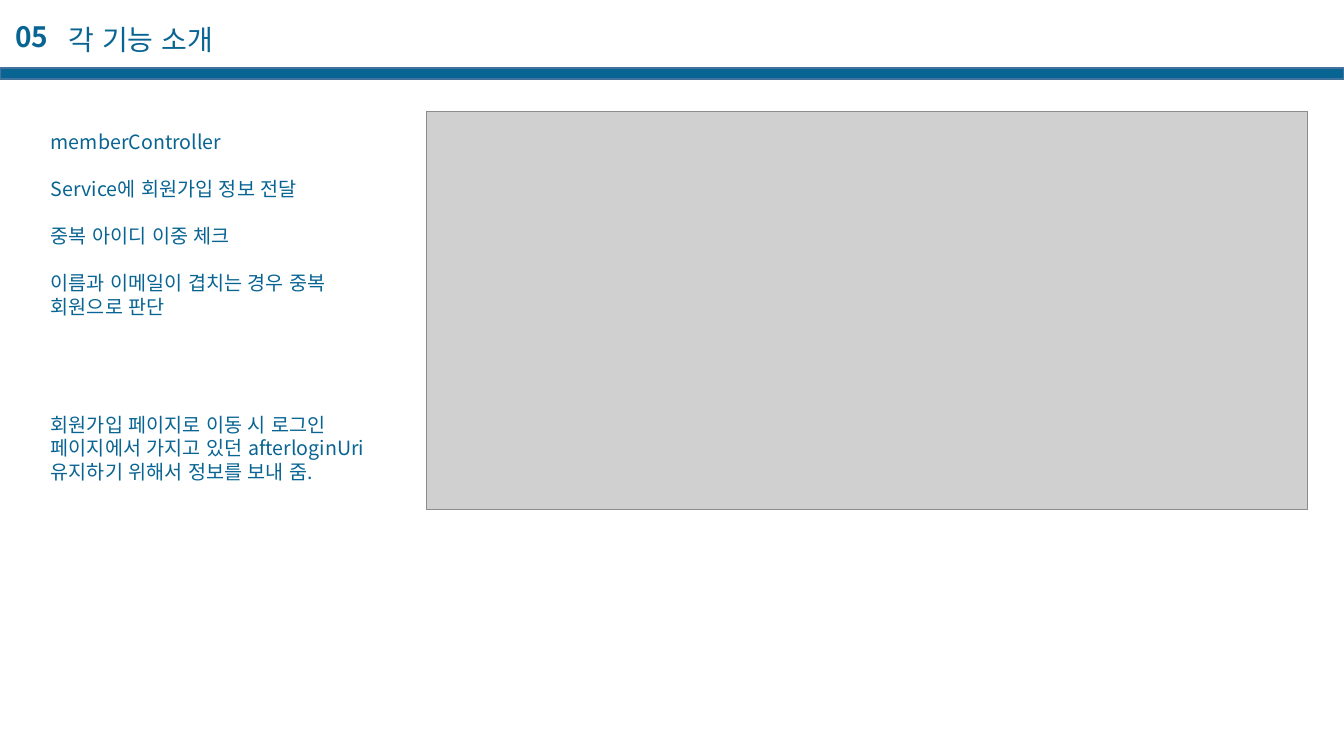
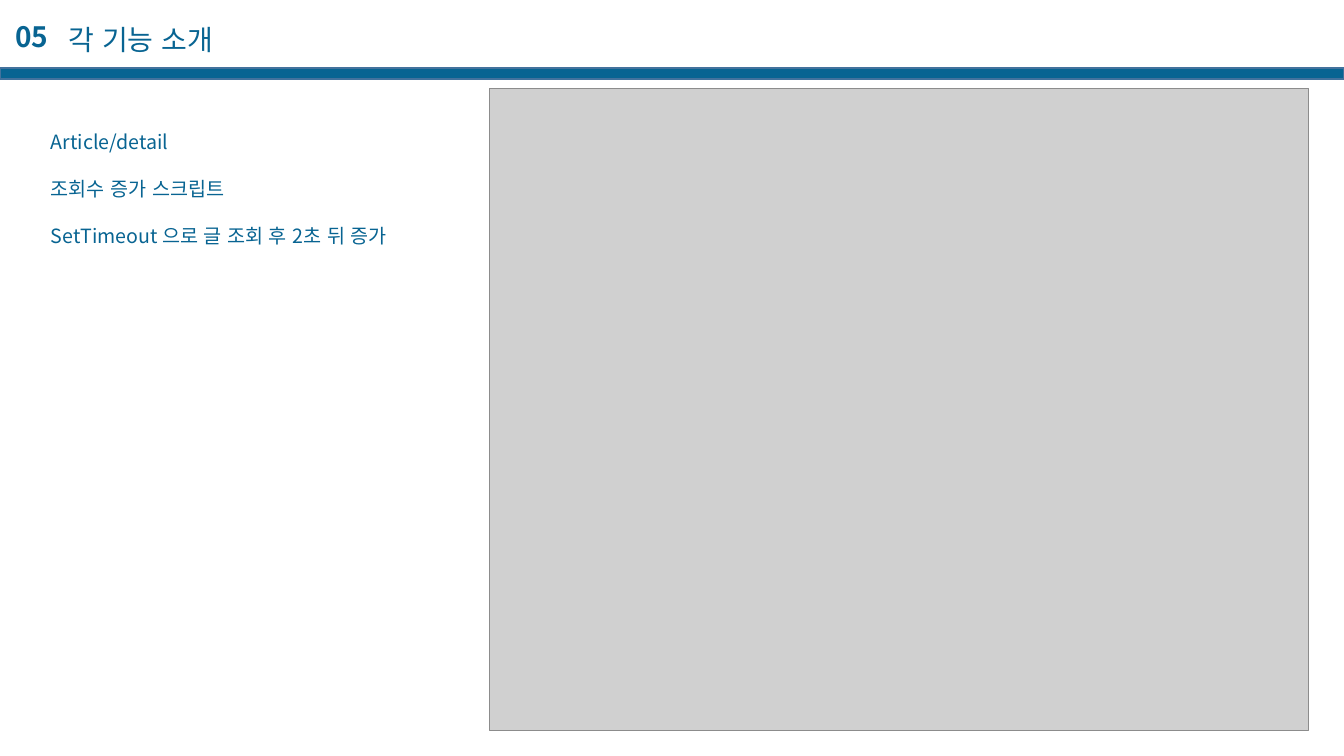
Before and after one commit to casatoo/EducationManager, a slide deck: slide 65 of 프로젝트 기술서.pptx. Drawn at 1344x756 pixels with LibreOffice and Linux fonts; fonts in the diff are those of the drawing; grey boxes stand for pictures. Boxes give left, top, right and bottom in pixels: in the first picture for what was removed or moved away, otherwise in the second. Text is boxed around its words. In the diff, an @@ line names an element or a change of style, - is before the commit and + after.

```diff
--- a/프로젝트 기술서.pptx
+++ b/프로젝트 기술서.pptx
@@ picture: place and size @@
-picture at (426, 112, 1308, 510)
+picture at (490, 88, 1310, 730)
@@ text at (51, 133, 387, 245): text changed @@
-memberController
-Service에 회원가입 정보 전달
-중복 아이디 이중 체크
-이름과 이메일이 겹치는 경우 중복 회원으로 판단
-회원가입 페이지로 이동 시 로그인 페이지에서 가지고 있던 afterloginUri 유지하기 위해서 정보를 보내 줌.
+Article/detail
+조회수 증가 스크립트
+SetTimeout 으로 글 조회 후 2초 뒤 증가
```
Also in this commit, not shown: 4 other slides changed, 11 slides added, 2 slides removed.
